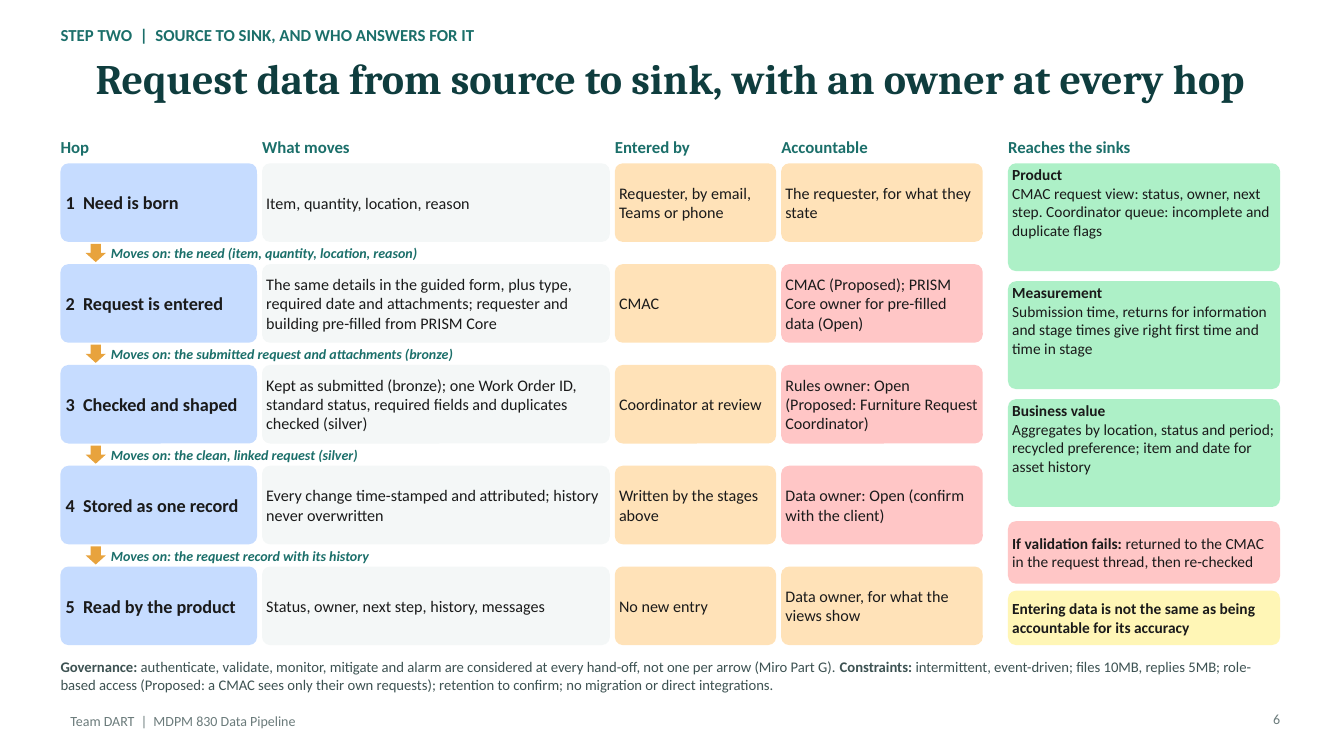
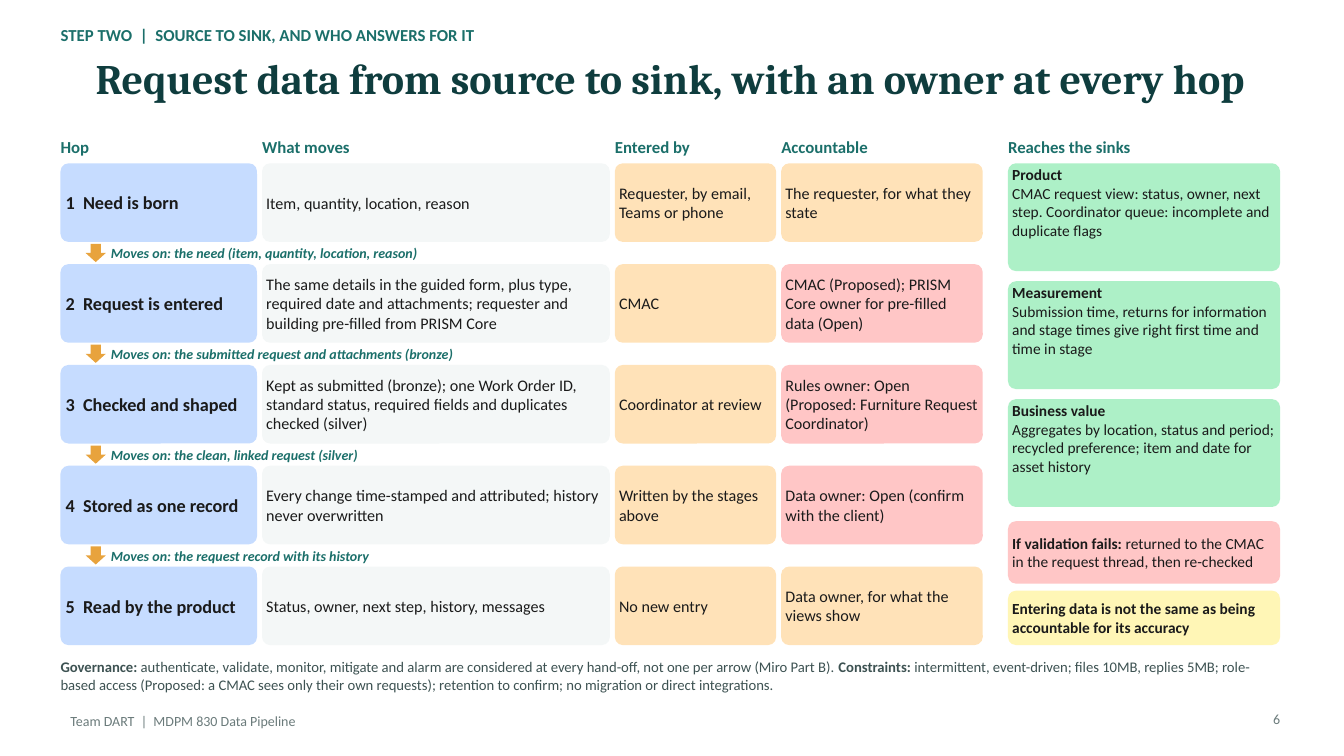
Before and after one commit to teminicrownpro-max/Adekunle-Adeniji, a slide deck: slide 6 of MDPM 830/Data Pipeline/TeamDART_MDPM830_Data_Pipeline.pptx. Drawn at 1344x756 pixels with LibreOffice and Linux fonts; fonts in the diff are those of the drawing. Boxes give left, top, right and bottom in pixels: in the first picture for what was removed or moved away, otherwise in the second. Text is boxed around its words. In the diff, an @@ line names an element or a change of style, - is before the commit and + after.

```diff
--- a/MDPM 830/Data Pipeline/TeamDART_MDPM830_Data_Pipeline.pptx
+++ b/MDPM 830/Data Pipeline/TeamDART_MDPM830_Data_Pipeline.pptx
@@ text at <box>61,661,1250,693</box>: text changed @@
-Governance: authenticate, validate, monitor, mitigate and alarm are considered at every hand-off, not one per arrow (Miro Part G). Constraints: intermittent, event-driven; files 10MB, replies 5MB; role-based access (Proposed: a CMAC sees only their own requests); retention to confirm; no migration or direct integrations.
+Governance: authenticate, validate, monitor, mitigate and alarm are considered at every hand-off, not one per arrow (Miro Part B). Constraints: intermittent, event-driven; files 10MB, replies 5MB; role-based access (Proposed: a CMAC sees only their own requests); retention to confirm; no migration or direct integrations.
```
Also in this commit, not shown: 1 other file.
